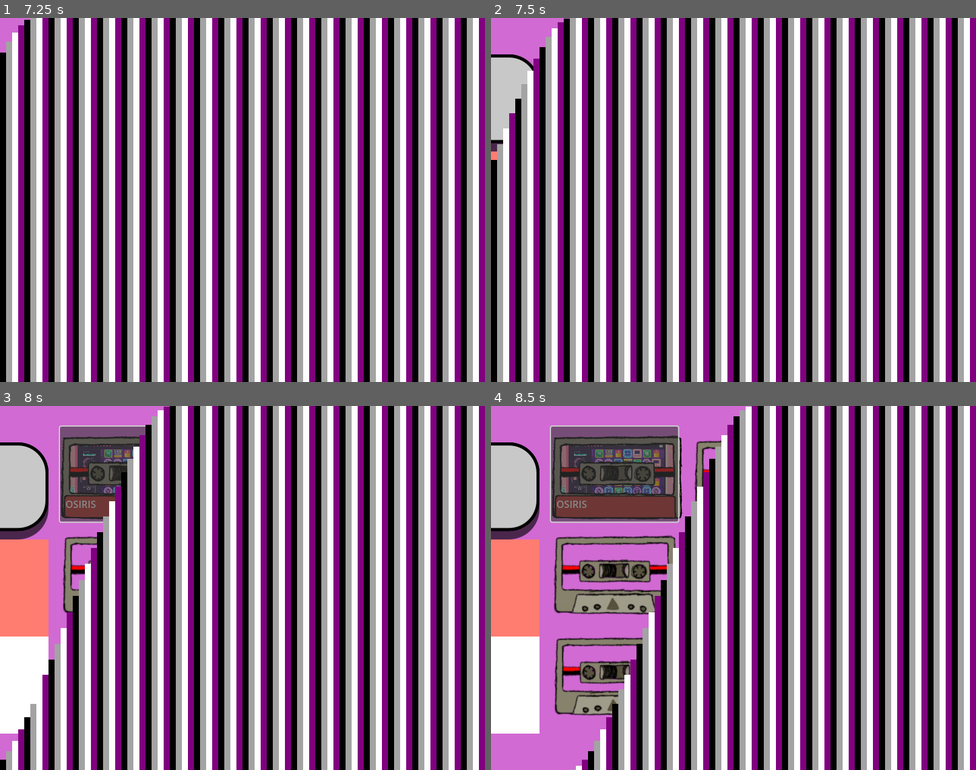
Above: before the commit, frames 1-4 (two rows, left to right).
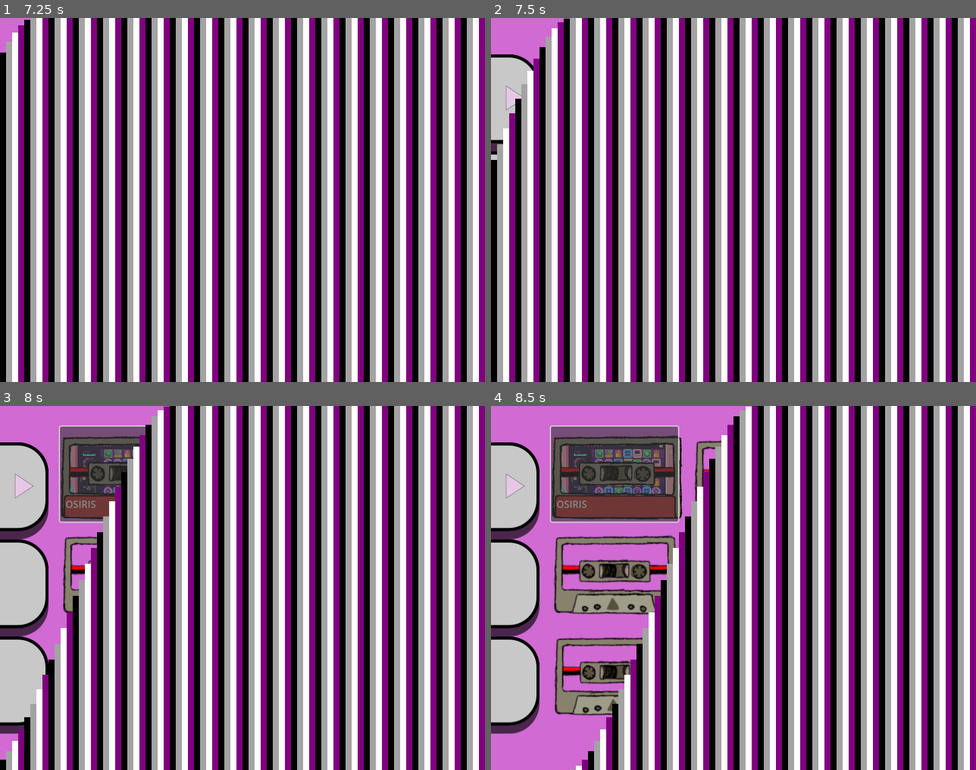
Above: after the commit, the same moments.

Repository: Falme/Mixtapes
Game: Godot game, scene res://Scenes/splash.tscn
The game is run twice, just before and just after one commit, with the same random seed, the same clock (stepped at 60 frames per second) and the same inputs.
Inputs (mouse positions are in pixels of both pictures, inside the frame that each line leads up to):
- Up to frame 1 (7.25 s): no input
- Up to frame 2 (7.5 s): click (617, 87) at 7.25 s
- Up to frame 3 (8 s): no input
- Up to frame 4 (8.5 s): click (617, 475) at 8 s

Frame 1 is identical in both runs. In frame 2, 0.2% of the frame differs, in the area x 0-7%, y 18-39%; in frame 3, 4.9%; in frame 4, 5.5%, in the area x 0-10%, y 18-90%.

Commit message:
Created and Added arrow to the button of Manifestos

Diff:
--- a/Scenes/collection.tscn
+++ b/Scenes/collection.tscn
@@ -1,10 +1,11 @@
-[gd_scene load_steps=8 format=3 uid="uid://d3341xq470sbq"]
+[gd_scene load_steps=9 format=3 uid="uid://d3341xq470sbq"]
 
 [ext_resource type="Texture2D" uid="uid://bu7s4qqkrvdm4" path="res://Sprites/Collection-background-art.jpg" id="1_rkbxe"]
 [ext_resource type="Texture2D" uid="uid://jwdqa7kyo0jd" path="res://Sprites/collection.png" id="1_sxt1d"]
 [ext_resource type="Texture2D" uid="uid://d1gos0t7pwxp7" path="res://Sprites/Button.png" id="2_x68r5"]
 [ext_resource type="Script" path="res://Scripts/ExternalGame/call_external_game.gd" id="2_yc63g"]
 [ext_resource type="Texture2D" uid="uid://byrbp61s38rbh" path="res://Sprites/folder_back.png" id="3_807fx"]
+[ext_resource type="Texture2D" uid="uid://872ldpcnwk0g" path="res://Sprites/Button-Arrow.svg" id="3_pkycy"]
 [ext_resource type="Texture2D" uid="uid://0dls73ig503s" path="res://Sprites/Cassette-SplashScreen-Icon.png" id="4_parow"]
 [ext_resource type="Texture2D" uid="uid://bw3nlsanott0x" path="res://Sprites/folder_front.png" id="5_7yb3l"]
 
@@ -33,26 +34,6 @@
 anchor_bottom = 0.9
 grow_horizontal = 2
 grow_vertical = 2
-
-[node name="PunkManifesto" type="ColorRect" parent="BackgroundArt/ManifestosContainer"]
-visible = false
-layout_mode = 1
-anchors_preset = -1
-anchor_right = 1.0
-anchor_bottom = 0.333
-grow_horizontal = 2
-grow_vertical = 2
-mouse_filter = 2
-color = Color(0.211765, 1, 1, 1)
-
-[node name="PunkManifestoLink" type="LinkButton" parent="BackgroundArt/ManifestosContainer/PunkManifesto"]
-layout_mode = 1
-anchors_preset = 15
-anchor_right = 1.0
-anchor_bottom = 1.0
-grow_horizontal = 2
-grow_vertical = 2
-uri = "https://elgabe.itch.io/the-punk-game-manifesto"
 
 [node name="PunkManifesto2" type="NinePatchRect" parent="BackgroundArt/ManifestosContainer"]
 layout_mode = 1
@@ -69,6 +50,23 @@
 patch_margin_right = 64
 patch_margin_bottom = 64
 
+[node name="ArrowButton" type="Control" parent="BackgroundArt/ManifestosContainer/PunkManifesto2"]
+layout_mode = 1
+anchor_left = 0.8
+anchor_right = 1.0
+anchor_bottom = 0.9
+
+[node name="Arrow" type="TextureRect" parent="BackgroundArt/ManifestosContainer/PunkManifesto2/ArrowButton"]
+layout_mode = 1
+anchors_preset = 15
+anchor_right = 1.0
+anchor_bottom = 1.0
+grow_horizontal = 2
+grow_vertical = 2
+texture = ExtResource("3_pkycy")
+expand_mode = 5
+stretch_mode = 5
+
 [node name="PunkManifestoLink" type="LinkButton" parent="BackgroundArt/ManifestosContainer/PunkManifesto2"]
 layout_mode = 1
 anchors_preset = 15
@@ -78,17 +76,23 @@
 grow_vertical = 2
 uri = "https://elgabe.itch.io/the-punk-game-manifesto"
 
-[node name="SmallManifesto" type="ColorRect" parent="BackgroundArt/ManifestosContainer"]
-layout_mode = 1
-anchors_preset = -1
+[node name="SmallManifesto3" type="NinePatchRect" parent="BackgroundArt/ManifestosContainer"]
+layout_mode = 1
+anchors_preset = -1
+anchor_left = -4.0
 anchor_top = 0.333
 anchor_right = 1.0
 anchor_bottom = 0.666
-grow_horizontal = 2
-grow_vertical = 2
-color = Color(1, 0.486275, 0.443137, 1)
-
-[node name="SmallManifestoLink" type="LinkButton" parent="BackgroundArt/ManifestosContainer/SmallManifesto"]
+offset_left = -0.039978
+grow_horizontal = 2
+grow_vertical = 2
+texture = ExtResource("2_x68r5")
+patch_margin_left = 64
+patch_margin_top = 64
+patch_margin_right = 64
+patch_margin_bottom = 64
+
+[node name="PunkManifestoLink" type="LinkButton" parent="BackgroundArt/ManifestosContainer/SmallManifesto3"]
 layout_mode = 1
 anchors_preset = 15
 anchor_right = 1.0
@@ -97,14 +101,23 @@
 grow_vertical = 2
 uri = "https://ebeth.itch.io/small-games-manifesto"
 
-[node name="MixtapesManifesto" type="ColorRect" parent="BackgroundArt/ManifestosContainer"]
-layout_mode = 1
-anchors_preset = -1
+[node name="MixtapesManifesto4" type="NinePatchRect" parent="BackgroundArt/ManifestosContainer"]
+layout_mode = 1
+anchors_preset = -1
+anchor_left = -4.0
 anchor_top = 0.666
 anchor_right = 1.0
 anchor_bottom = 1.0
-
-[node name="MixtapesManifestoLink" type="LinkButton" parent="BackgroundArt/ManifestosContainer/MixtapesManifesto"]
+offset_left = -0.039978
+grow_horizontal = 2
+grow_vertical = 2
+texture = ExtResource("2_x68r5")
+patch_margin_left = 64
+patch_margin_top = 64
+patch_margin_right = 64
+patch_margin_bottom = 64
+
+[node name="PunkManifestoLink" type="LinkButton" parent="BackgroundArt/ManifestosContainer/MixtapesManifesto4"]
 layout_mode = 1
 anchors_preset = 15
 anchor_right = 1.0
--- /dev/null
+++ b/Sprites/Button-Arrow.svg
@@ -0,0 +1,66 @@
+<?xml version="1.0" encoding="UTF-8" standalone="no"?>
+<!-- Created with Inkscape (http://www.inkscape.org/) -->
+
+<svg
+   width="128"
+   height="128"
+   viewBox="0 0 33.866666 33.866668"
+   version="1.1"
+   id="svg5"
+   inkscape:version="1.1.1 (3bf5ae0d25, 2021-09-20)"
+   sodipodi:docname="Button-Arrow.svg"
+   xmlns:inkscape="http://www.inkscape.org/namespaces/inkscape"
+   xmlns:sodipodi="http://sodipodi.sourceforge.net/DTD/sodipodi-0.dtd"
+   xmlns="http://www.w3.org/2000/svg"
+   xmlns:svg="http://www.w3.org/2000/svg">
+  <sodipodi:namedview
+     id="namedview7"
+     pagecolor="#ffffff"
+     bordercolor="#666666"
+     borderopacity="1.0"
+     inkscape:pageshadow="2"
+     inkscape:pageopacity="0.0"
+     inkscape:pagecheckerboard="0"
+     inkscape:document-units="mm"
+     showgrid="false"
+     units="px"
+     inkscape:zoom="5.9295174"
+     inkscape:cx="59.701317"
+     inkscape:cy="64.339132"
+     inkscape:window-width="2560"
+     inkscape:window-height="1017"
+     inkscape:window-x="-8"
+     inkscape:window-y="-8"
+     inkscape:window-maximized="1"
+     inkscape:current-layer="layer2" />
+  <defs
+     id="defs2" />
+  <g
+     inkscape:label="Camada 1"
+     inkscape:groupmode="layer"
+     id="layer1"
+     style="display:inline"
+     sodipodi:insensitive="true" />
+  <g
+     inkscape:groupmode="layer"
+     id="layer2"
+     inkscape:label="Camada 2">
+    <path
+       sodipodi:type="star"
+       style="fill:#e6c8e6;fill-opacity:1;stroke:#000000;stroke-width:1.35656571;stroke-opacity:0.46226415;stroke-miterlimit:4;stroke-dasharray:none"
+       id="path3516"
+       inkscape:flatsided="false"
+       sodipodi:sides="3"
+       sodipodi:cx="33.392262"
+       sodipodi:cy="10.624811"
+       sodipodi:r1="41.41634"
+       sodipodi:r2="20.70817"
+       sodipodi:arg1="2.0943951"
+       sodipodi:arg2="3.1415927"
+       inkscape:rounded="0"
+       inkscape:randomized="0"
+       d="m 12.684092,46.492414 0,-35.867604 -10e-7,-35.867601 31.062256,17.9338014 31.062254,17.9338006 -31.062255,17.933802 z"
+       transform="matrix(0.20442817,0,0,0.23605332,7.9903477,14.425311)"
+       inkscape:transform-center-x="-2.1166667" />
+  </g>
+</svg>
Not shown, added: Editables/Icons/Button.svg.import
Not shown, added: Sprites/Button-Arrow.svg.import
